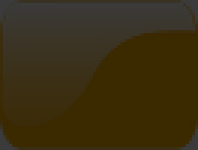
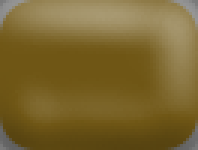
Layer changes from the first w=198, h=150 image to the second:
added layer "side #2" (hard light) above "side" over [0,0,198,150]
"side": opacity 77% → 52% over [0,0,198,150]
added layer "side #1" above "button.png" over [0,0,198,150]
hid "button.png" over [0,0,198,150]
